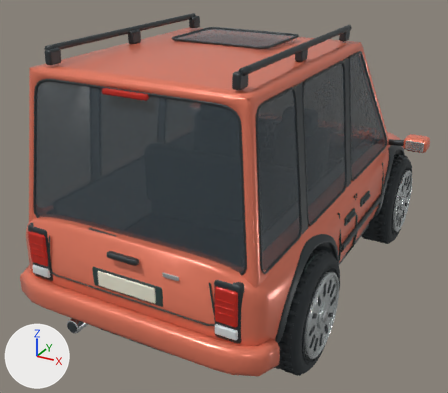
Before and after pictures for a commit that changed the FBX model unity/Assets/Resources/Cars/picnic.fbx.
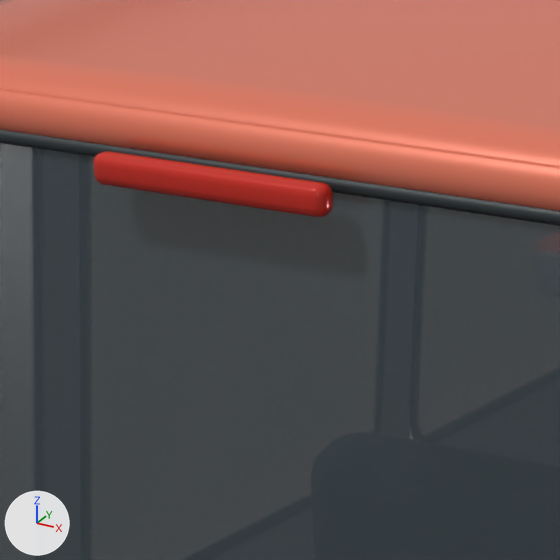
Each version appears first whole from a camera (50 mm lens) standing at (2.034, -4.201, 2.672) and looking at (-0.145, -0.239, 0.691), and next in a close-up on the part from 19% to 43% of the width and 15% to 43% of the height. The lights are fixed; the arrows at lower left show +X, +Y and +Z. The last two pictures show the newer version. Where no turn or scale is listed for an object, it has been applied to the vertices. Vertices at exactly the same position are counted once.

Objects in the first close-up: 'Body'.
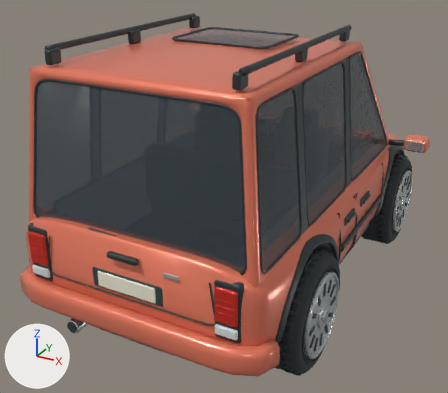
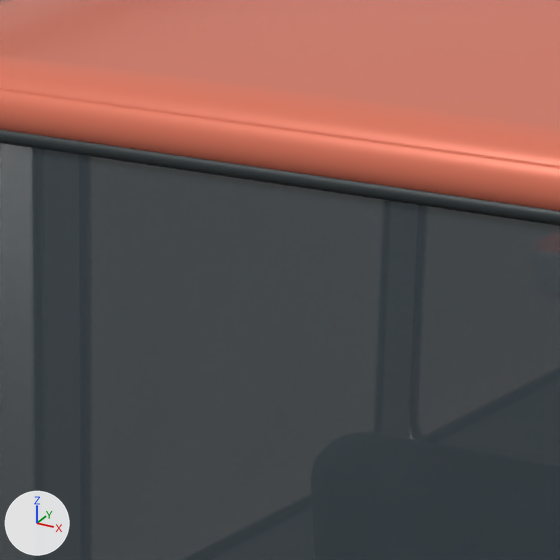
Where the newer file only moved an object's origin or applied its transform, the numbers keep the older frame.

Where the change shows, as pixel boxes (x1, y1, x2, y2) in the close-ups (560 x 560 px):
part 1 of me_continuous_formed_body_shell, deleted: before (93, 151, 333, 217)

The change in detail:
me_continuous_formed_body_shell is used by ob_body; location (0.0, 0.0, 0.0).
me_continuous_formed_body_shell had 21916 vertices, 21226 faces and spanned x -1.16..1.16, y -1.79..1.79, z 0.25..2.02.
me_continuous_formed_body_shell now has 21820 vertices, 21128 faces and spans x -1.16..1.16, y -1.79..1.79, z 0.25..2.02.
me_continuous_formed_body_shell part 1: the loose piece of 96 vertices spanning x -0.15..0.15, y -1.61..-1.58, z 1.82..1.86 is deleted.
